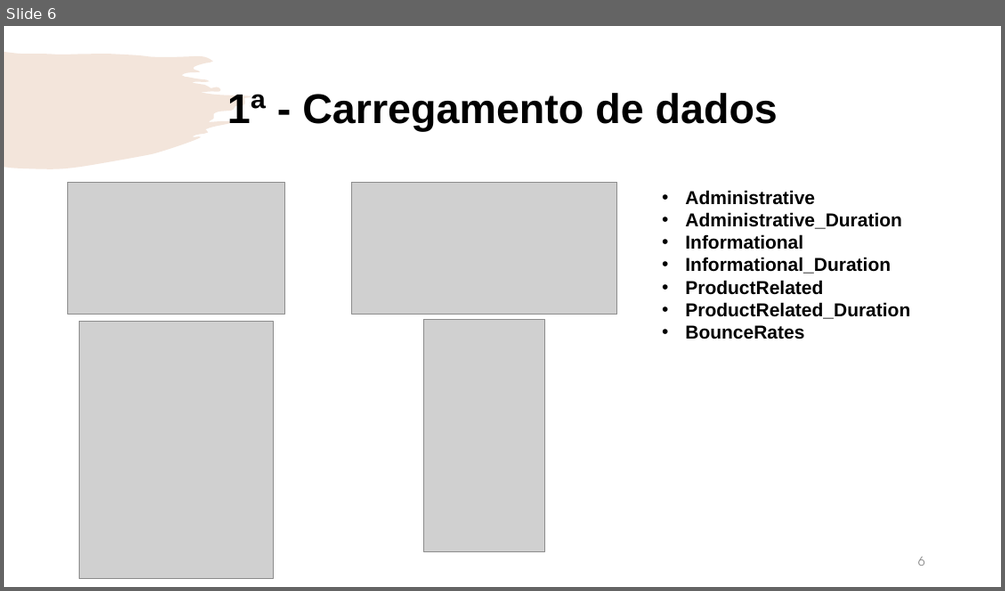
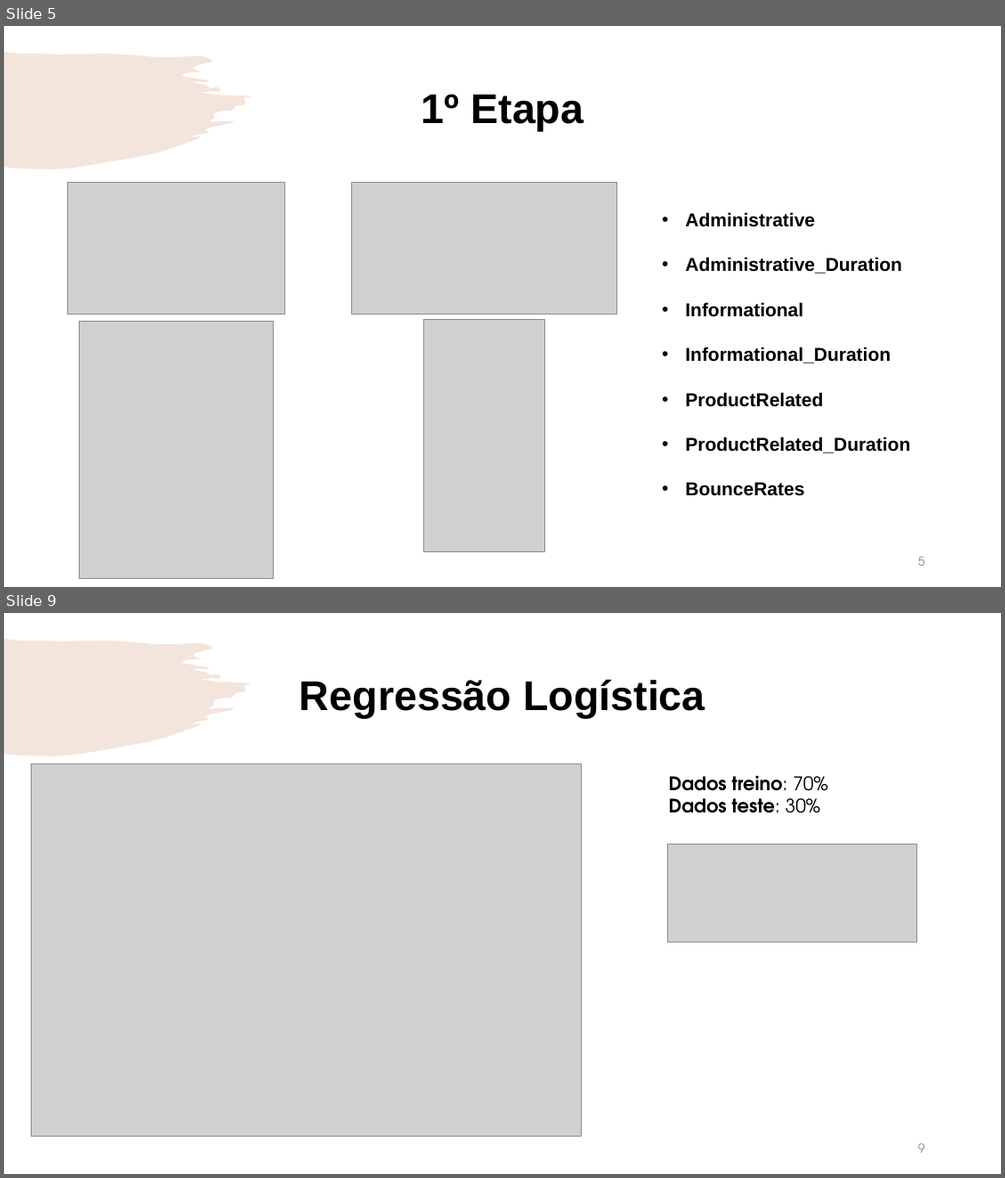
Before and after one commit to Rendrick27/Online_Shoppers_Purchasing, a slide deck: Main/Machine Learning.pptx. Shown one above the other, each under a label of ours: slide 6 before the commit, slides 5 and 9 after it; the slides between them are not shown. The pictures are 1005x591 and 1005x1178 pixels, drawn with LibreOffice and Linux fonts; fonts in the diff are those of the drawing; grey boxes stand for pictures; background and template pictures are left out. Boxes give left, top, right and bottom in pixels: in the first picture for what was removed or moved away, otherwise in the second. Text is boxed around its words. In the diff, an @@ line names an element or a change of style, - is before the commit and + after.

```diff
--- a/Main/Machine Learning.pptx
+++ b/Main/Machine Learning.pptx
@@ slide 9 added at box(4, 613, 1001, 1174), background #FFFFFF; not listed: 1 template element that a slide beside it also shows @@
@@ title added at box(299, 679, 705, 718), 40 pt, text #000000, bold @@
+Regressão Logística
@@ picture added at box(31, 764, 582, 1135) @@
@@ text added at box(669, 776, 828, 813), 18 pt, text #000000, bold @@
+Dados treino: 70%
+Dados teste: 30%
@@ picture added at box(667, 844, 917, 942) @@
@@ page number added at box(918, 1143, 925, 1152), 12 pt, text #8C8C8C @@
+9
@@ what was slide 6 is now slide 5 @@
@@ slide 5 changed as well @@
@@ title at box(421, 94, 583, 131): text changed @@
-1ª - Carregamento de dados
+1º Etapa
@@ text "Administrative" at box(685, 212, 910, 496): line spacing 1 to 2 @@
@@ page number at box(918, 556, 925, 565): text changed @@
-6
+5
```
Also in this commit, not shown: 2 other slides changed, 9 other slides added, 6 slides removed, 1 other file.
